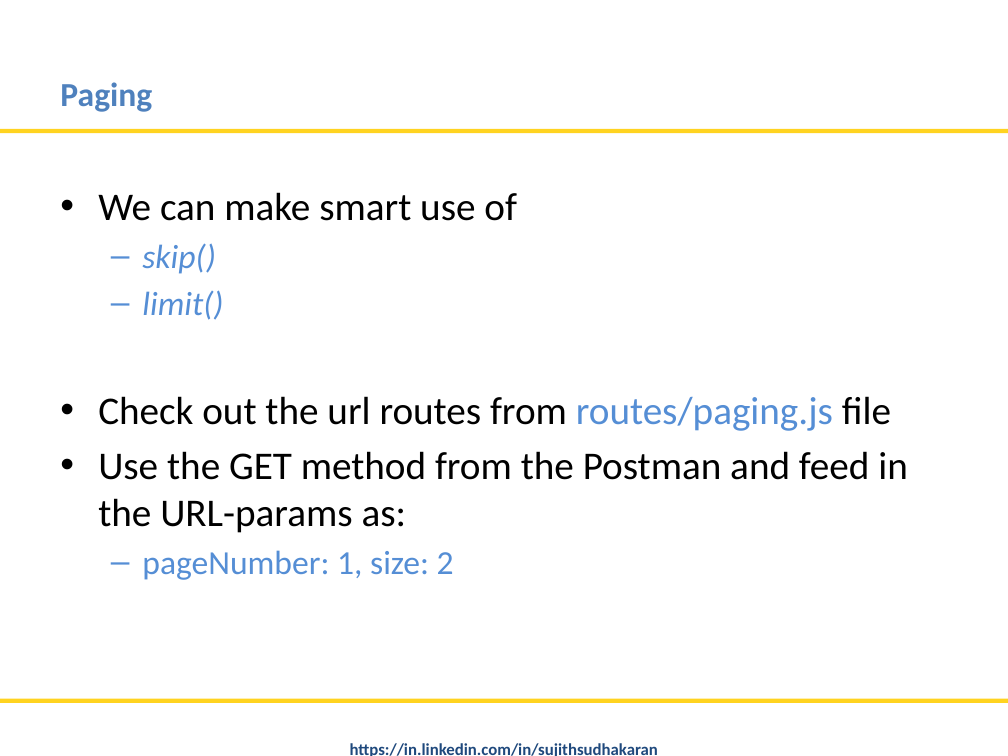
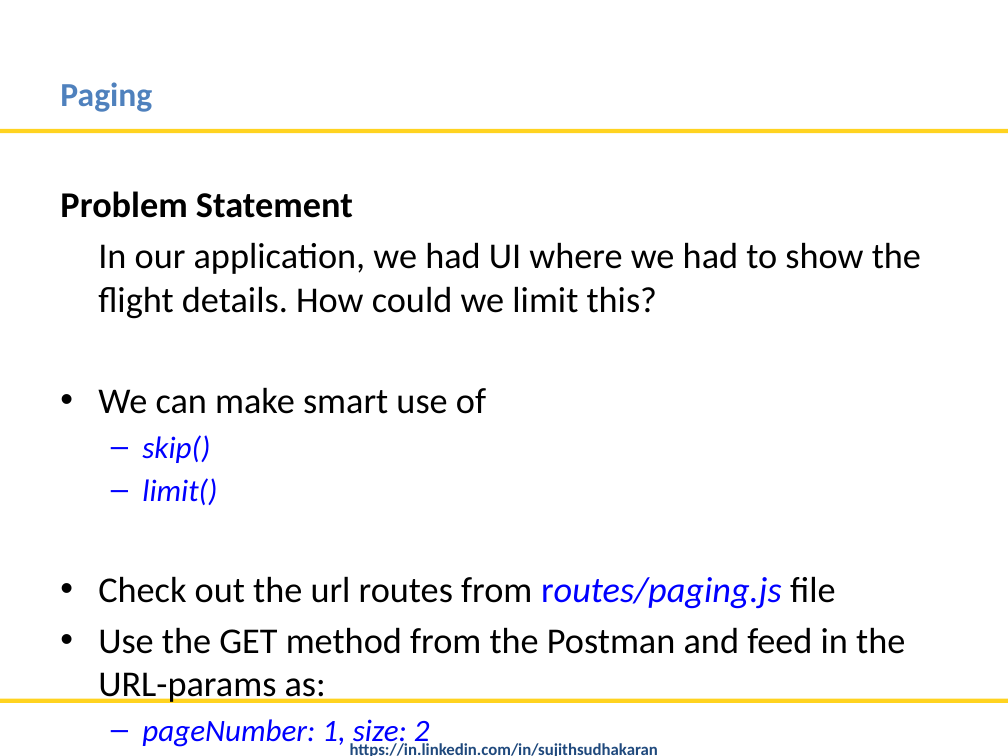
Before and after one commit to nitinmlvya/mongodb-tips-and-advfeatures, a slide deck: slide 9 of MongoDB Tips and Advance Features.pptx. Drawn at 1008x756 pixels with LibreOffice and Linux fonts; fonts in the diff are those of the drawing; background and template pictures are left out. Boxes give left, top, right and bottom in pixels: in the first picture for what was removed or moved away, otherwise in the second. Text is boxed around its words. In the diff, an @@ line names an element or a change of style, - is before the commit and + after.

```diff
--- a/MongoDB Tips and Advance Features.pptx
+++ b/MongoDB Tips and Advance Features.pptx
@@ text at (60, 191, 921, 319): paragraphs added @@
+Problem Statement
+In our application, we had UI where we had to show the flight details. How could we limit this?
@@ text at (98, 387, 905, 749): size 28 to 25.9 pt in "We can make smart use of", "Check out the url routes from routes/paging.js ...", "Use the GET method from the Postman ..."; size 24 to 22.2 pt in "skip()", "limit()", "pageNumber: 1, size: 2"; text colour #558ED5 to #0000FF in "skip()", "limit()", "routes/paging.js", "pageNumber: 1, size: 2"; italic on in "routes/paging.js", "pageNumber: 1, size: 2" @@
```
Also in this commit, not shown: 11 other slides changed, 1 other file.
